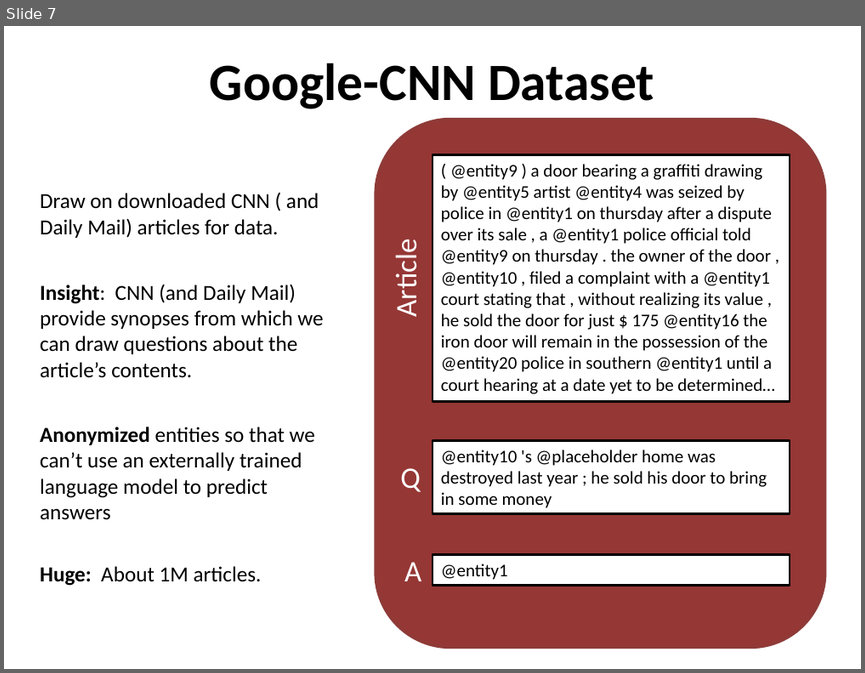
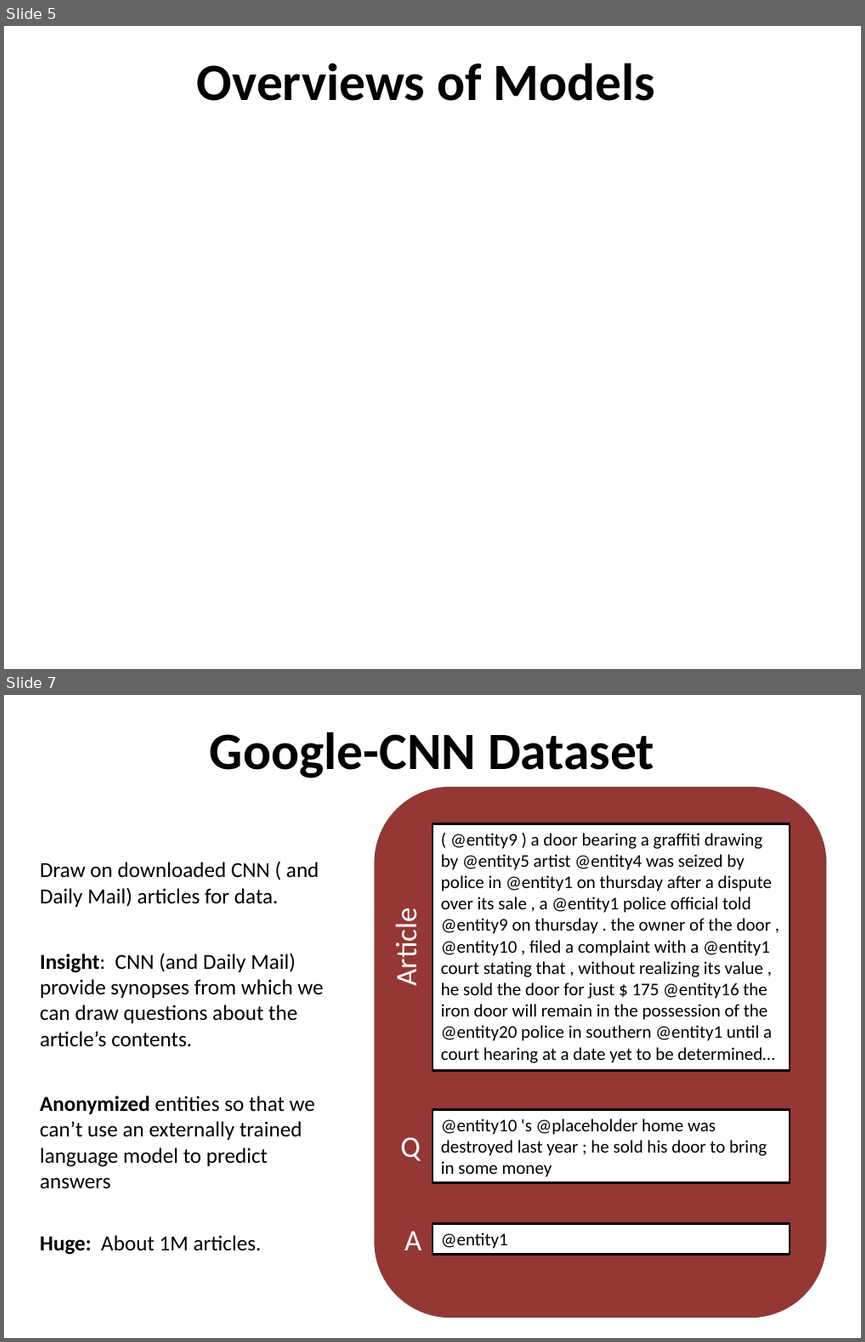
Before and after one commit to danstrawser/Nlp2Commands, a slide deck: Presentation/PresentationPPT.pptx. Shown one above the other, each under a label of ours: slide 7 before the commit, slides 5 and 7 after it; the slides between them are not shown. The pictures are 865x673 and 865x1342 pixels, drawn with LibreOffice and Linux fonts; fonts in the diff are those of the drawing. Boxes give left, top, right and bottom in pixels: in the first picture for what was removed or moved away, otherwise in the second. Text is boxed around its words. In the diff, an @@ line names an element or a change of style, - is before the commit and + after.

```diff
--- a/Presentation/PresentationPPT.pptx
+++ b/Presentation/PresentationPPT.pptx
@@ slide 5 added at box(4, 26, 861, 669), background #FFFFFF @@
@@ title added at box(197, 63, 656, 101), 44 pt, text #000000, bold @@
+Overviews of Models
```
Also in this commit, not shown: 7 slides changed, 3 other slides added, 2 slides removed, 3 other files.
